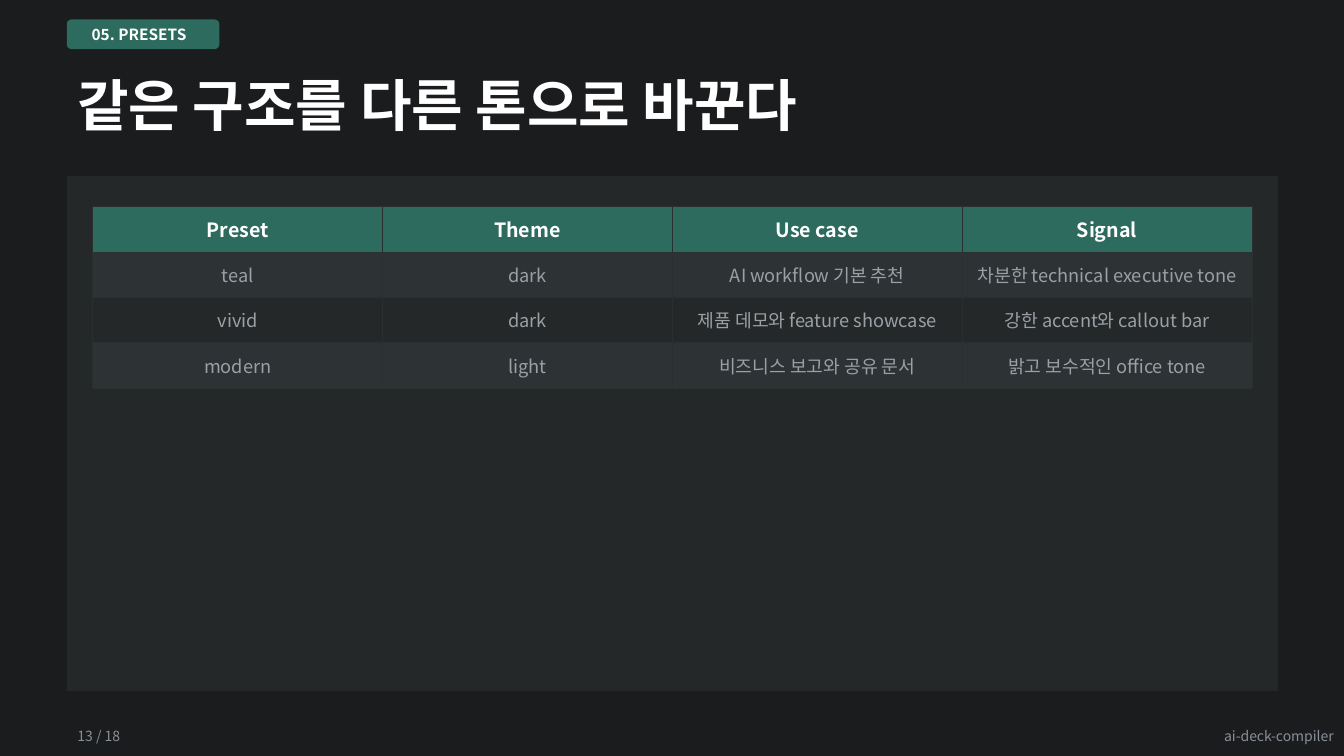
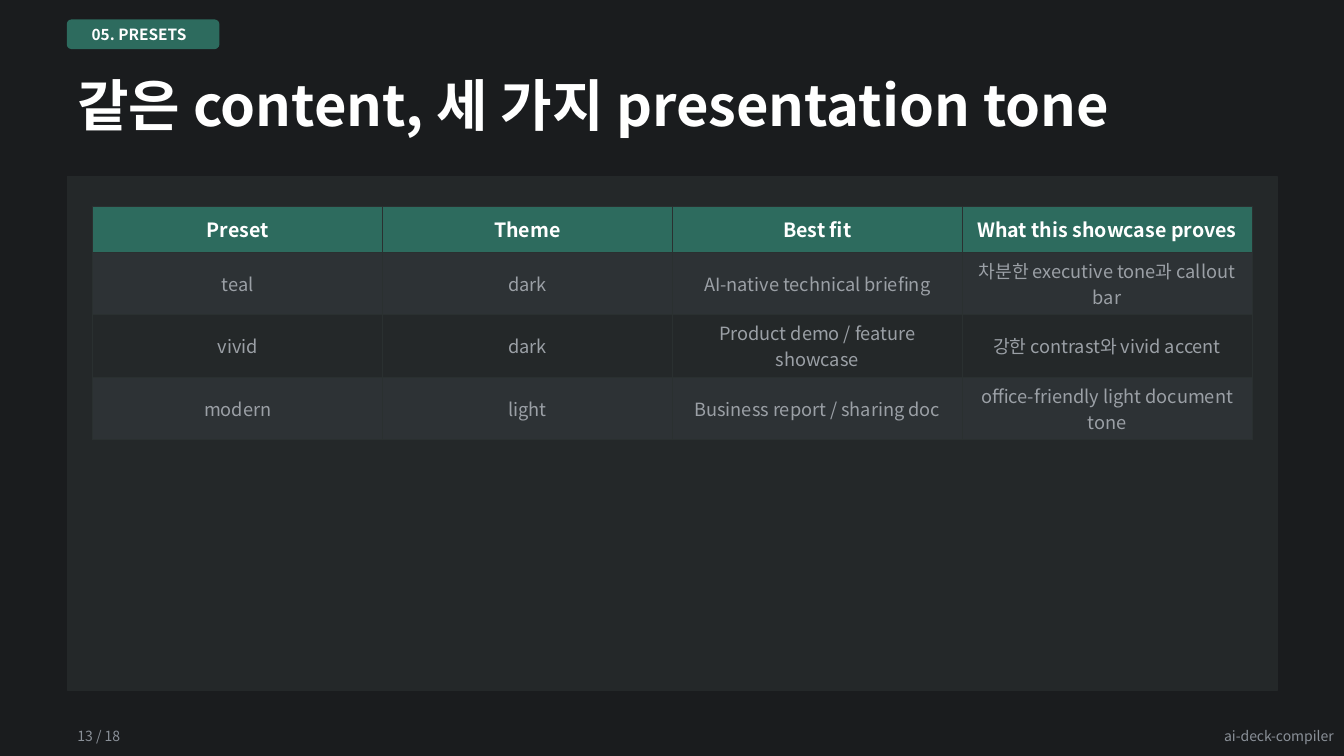
Before and after one commit to kyungseo/ai-deck-compiler, a slide deck: slide 13 of examples/results/showcase-teal-dark.pptx. Drawn at 1344x756 pixels with LibreOffice and Linux fonts; fonts in the diff are those of the drawing. Boxes give left, top, right and bottom in pixels: in the first picture for what was removed or moved away, otherwise in the second. Text is boxed around its words. In the diff, an @@ line names an element or a change of style, - is before the commit and + after.

Commit message:
feat: polish ai-deck-compiler showcase deck

```diff
--- a/examples/results/showcase-teal-dark.pptx
+++ b/examples/results/showcase-teal-dark.pptx
@@ text at (77, 79, 1109, 138): text changed @@
-같은 구조를 다른 톤으로 바꾼다
+같은 content, 세 가지 presentation tone
@@ table at (93, 207, 1254, 433) @@
-row 1, column 3: Use case
+row 1, column 3: Best fit
-row 1, column 4: Signal
+row 1, column 4: What this showcase proves
-row 2, column 3: AI workflow 기본 추천
+row 2, column 3: AI-native technical briefing
-row 2, column 4: 차분한 technical executive tone
+row 2, column 4: 차분한 executive tone과 callout bar
-row 3, column 3: 제품 데모와 feature showcase
+row 3, column 3: Product demo / feature showcase
-row 3, column 4: 강한 accent와 callout bar
+row 3, column 4: 강한 contrast와 vivid accent
-row 4, column 3: 비즈니스 보고와 공유 문서
+row 4, column 3: Business report / sharing doc
-row 4, column 4: 밝고 보수적인 office tone
+row 4, column 4: office-friendly light document tone
```
Also in this commit, not shown: 16 other slides changed, 18 other files.
